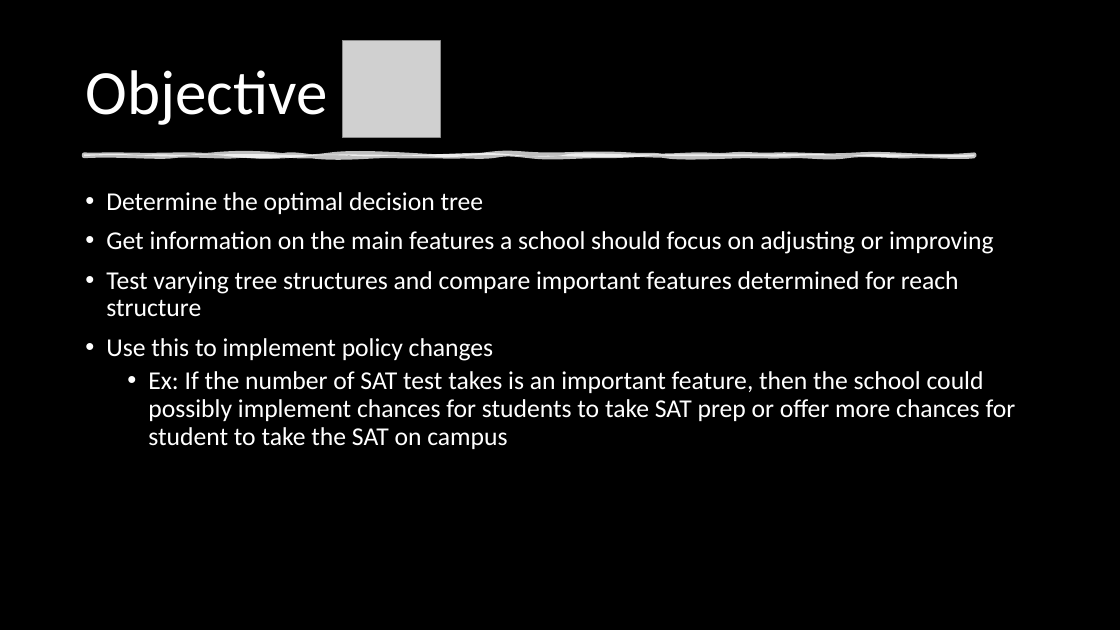
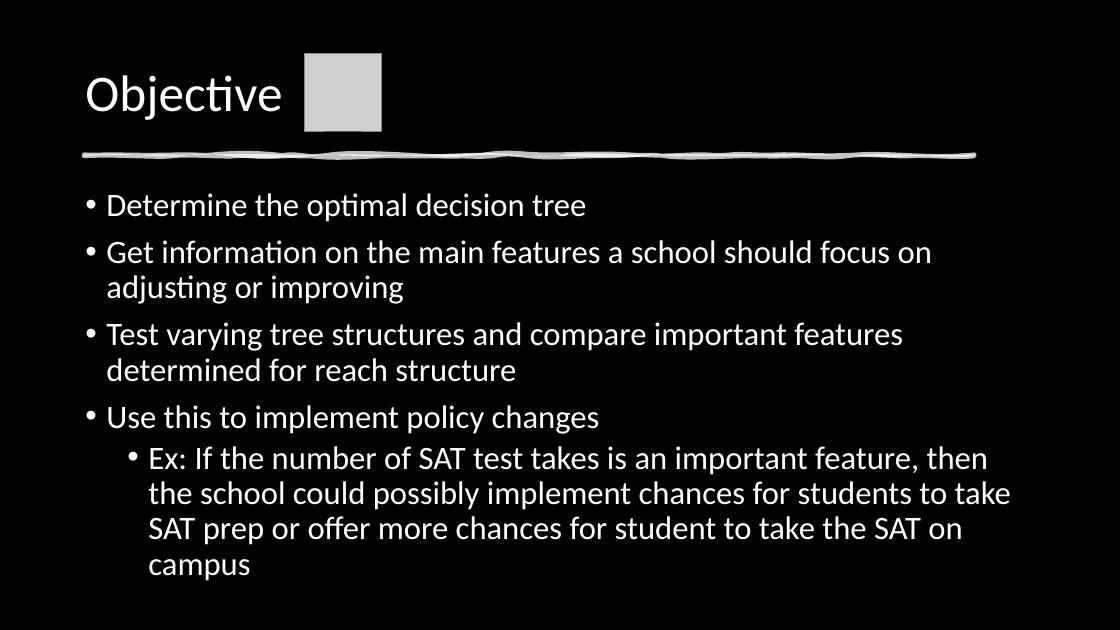
Before and after one commit to DillWithIt77/D2P-Spring-2021, a slide deck: slide 8 of Trees Get Degrees.pptx (slide 7 before the commit). Drawn at 1120x630 pixels with LibreOffice and Linux fonts; fonts in the diff are those of the drawing; grey boxes stand for pictures; background and template pictures are left out. Boxes give left, top, right and bottom in pixels: in the first picture for what was removed or moved away, otherwise in the second. Text is boxed around its words. In the diff, an @@ line names an element or a change of style, - is before the commit and + after.

```diff
--- a/Trees Get Degrees.pptx
+++ b/Trees Get Degrees.pptx
@@ title "Objective" at bbox=[85, 75, 282, 120]: size 54 to 44 pt @@
@@ picture: place and size @@
-picture at bbox=[343, 40, 440, 138]
+picture at bbox=[304, 54, 381, 131]
@@ text "Determine the optimal decision tree" at bbox=[106, 193, 1011, 581]: size 22 to 28 pt @@
```
Also in this commit, not shown: 4 other slides changed, 1 slide added.
